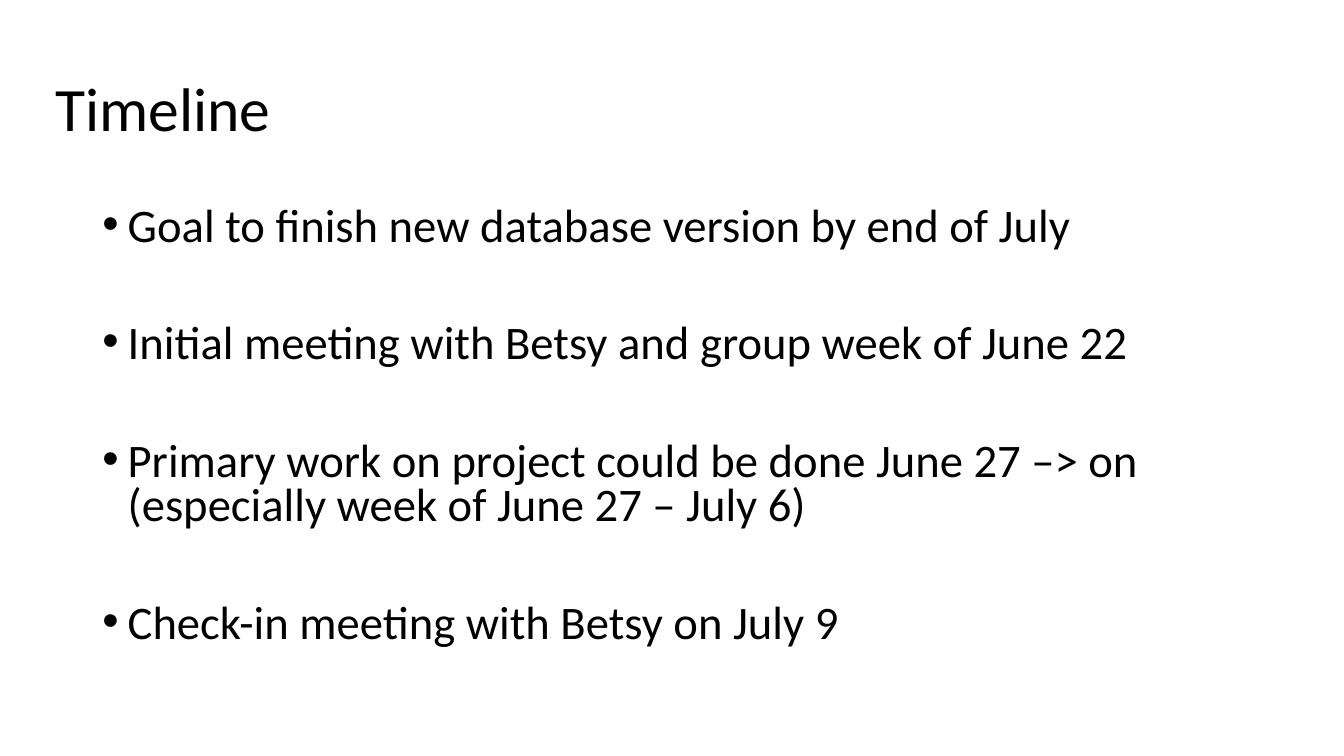
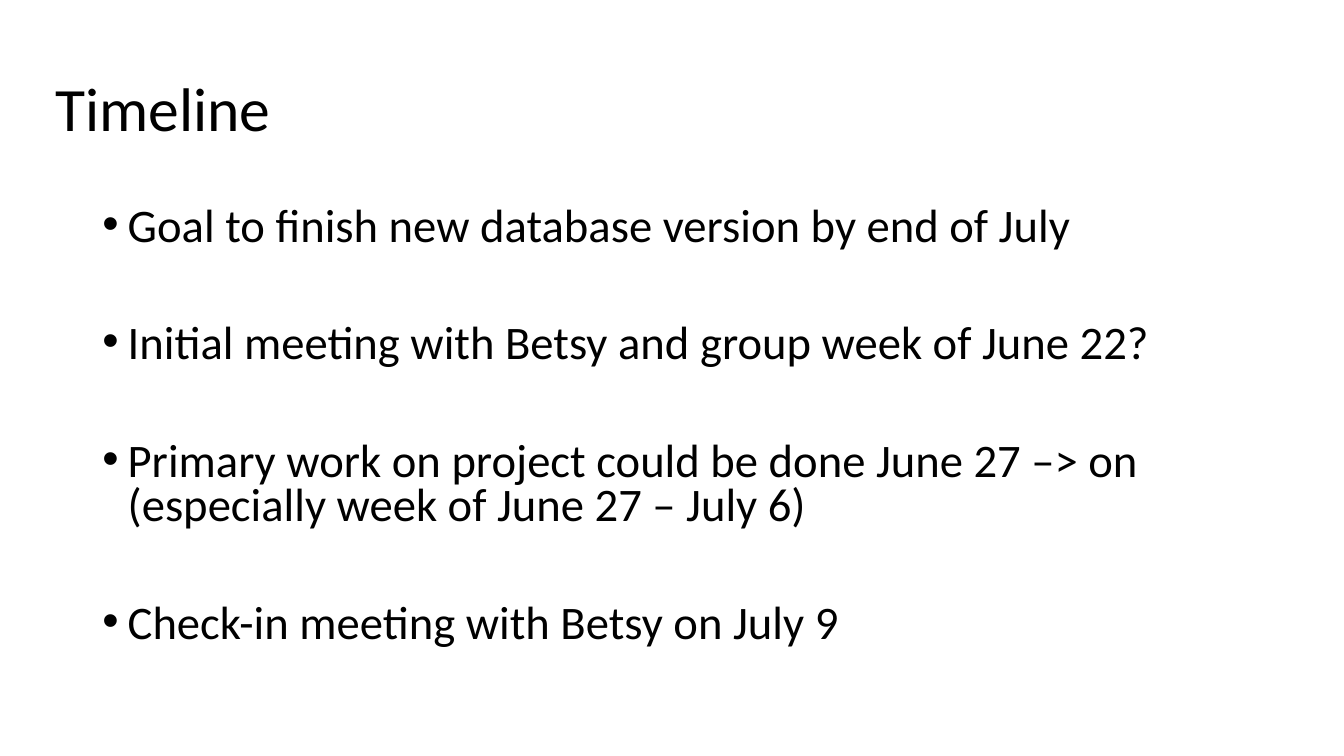
Before and after one commit to serina-robinson/TARA-thiolases, a slide deck: slide 8 of slides/20200611_longterm_planning.pptx (slide 7 before the commit). Drawn at 1344x756 pixels with LibreOffice and Linux fonts; fonts in the diff are those of the drawing. Boxes give left, top, right and bottom in pixels: in the first picture for what was removed or moved away, otherwise in the second. Text is boxed around its words. In the diff, an @@ line names an element or a change of style, - is before the commit and + after.

```diff
--- a/slides/20200611_longterm_planning.pptx
+++ b/slides/20200611_longterm_planning.pptx
@@ text at [128,326,1149,367]: text changed @@
-• Initial meeting with Betsy and group week of June 22
+• Initial meeting with Betsy and group week of June 22?
```
Also in this commit, not shown: 1 other slide changed, 7 other files.
